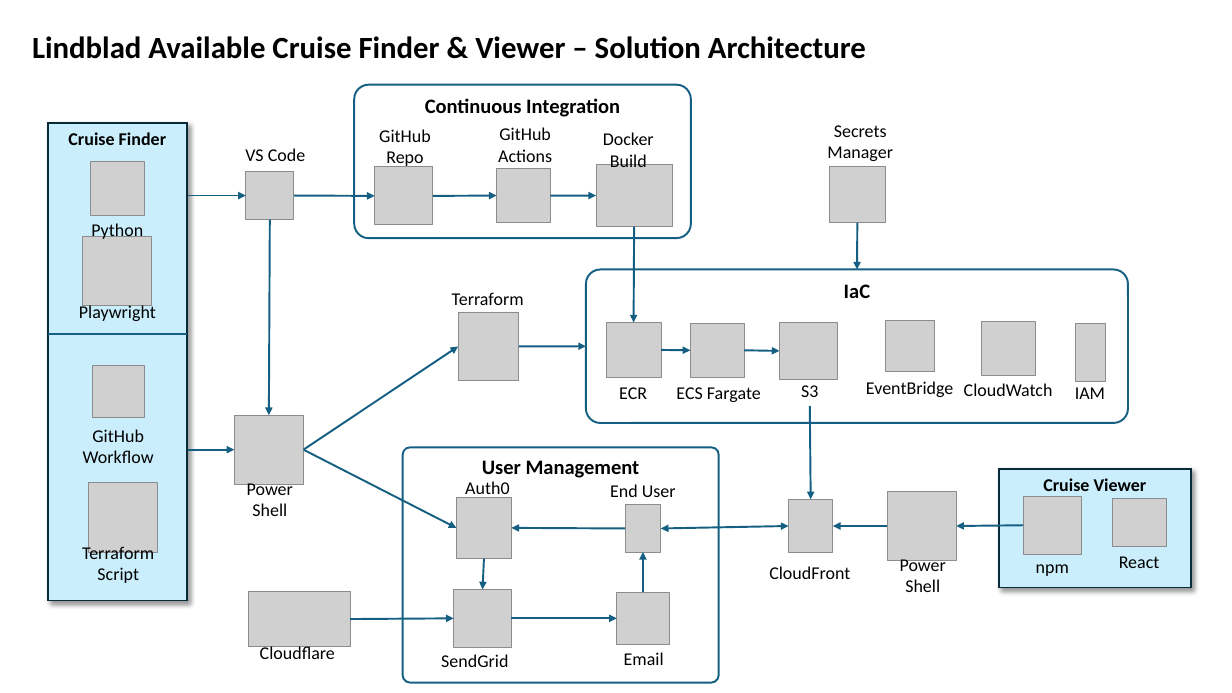
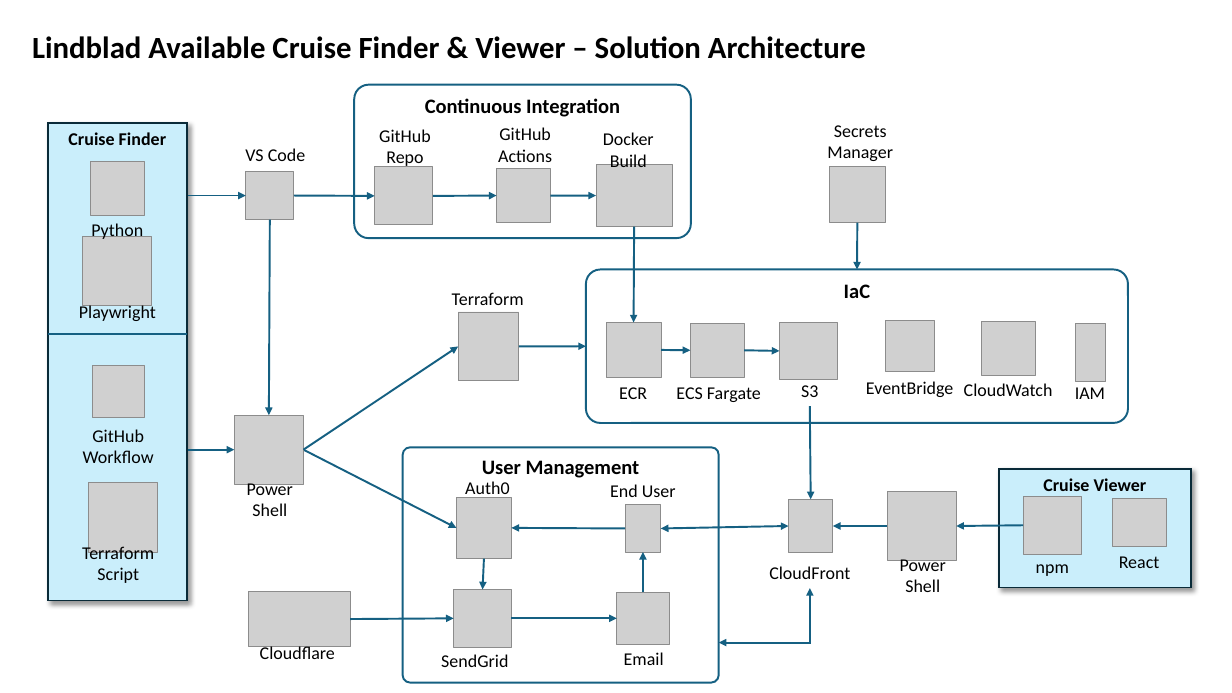
Before and after one commit to mbroadfo/cruise_finder, a slide deck: slide 1 of SolutionArchitecture.pptx. Drawn at 1232x693 pixels with LibreOffice and Linux fonts; fonts in the diff are those of the drawing; grey boxes stand for pictures. Boxes give left, top, right and bottom in pixels: in the first picture for what was removed or moved away, otherwise in the second. Text is boxed around its words. In the diff, an @@ line names an element or a change of style, - is before the commit and + after.

```diff
--- a/SolutionArchitecture.pptx
+++ b/SolutionArchitecture.pptx
@@ elbow double arrow added from (811, 588) to (719, 642), #156082 1.5 pt @@
```
Also in this commit, not shown: 1 other file.
